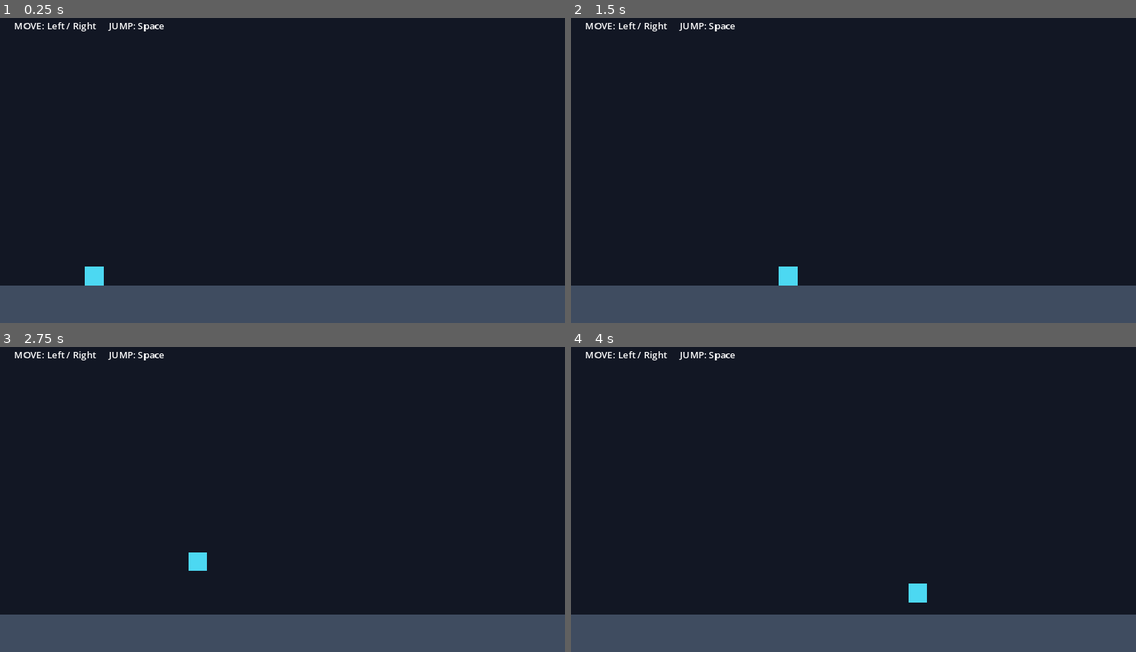
Above: before the commit, frames 1-4 (two rows, left to right).
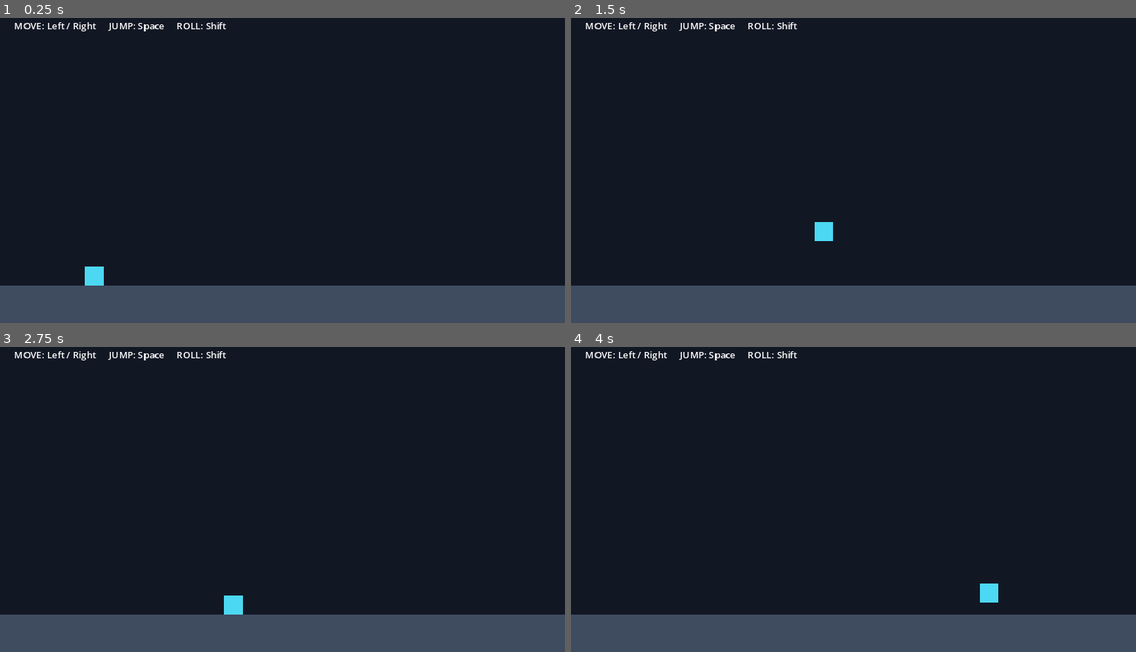
Above: after the commit, the same moments.

Repository: gzaii-promax/Working_with_my_bot_companions
Game: Godot game, scene res://scenes/main.tscn
Two runs of this game, one before a commit and one after it. Both use one fixed random seed, a clock stepped at 60 frames per second and the inputs below.
Inputs (mouse positions are in pixels of both pictures, inside the frame that each line leads up to):
- Up to frame 1 (0.25 s): no input
- Up to frame 2 (1.5 s): tap Enter at 0.5 s; move the mouse to (977, 149) at 0.52 s; hold Right (move_right) from 0.53 s (still down); tap Shift (roll, bound only after the commit) at 0.6 s; click (977, 149) at 0.67 s; tap Space (jump) at 0.77, 0.8, 1.07, 1.35 s; move the mouse to (740, 179) at 1.27 s
- Up to frame 3 (2.75 s): tap Space (jump) at 1.52, 1.82, 2.3 s; tap Shift (roll, bound only after the commit) at 1.55, 2.1 s; move the mouse to (339, 423) at 2.02 s; release Right (move_right) at 2.03 s; hold Left (move_left) from 2.03 s (still down)
- Up to frame 4 (4 s): move the mouse to (825, 557) at 2.77 s; release Left (move_left) at 2.78 s; hold Right (move_right) from 2.78 s (still down); tap Shift (roll, bound only after the commit) at 2.85 s; click (825, 557) at 2.92 s; tap Space (jump) at 3.02, 3.32, 3.6, 3.77 s; move the mouse to (1023, 542) at 3.52 s

The runs differ from the first frame. In frame 1, less than 0.1% of the frame differs, in the area x 31-40%, y 1-4%; in frame 2, 0.5%, in the area x 31-47%, y 1-88%; in frame 3, 0.5%; in frame 4, 0.5%.

Commit message:
feat: add player roll and i-frame stub (knife 2)

Diff:
--- a/project.godot
+++ b/project.godot
@@ -35,6 +35,10 @@
 "deadzone": 0.5,
 "events": [Object(InputEventKey,"physical_keycode":32)]
 }
+roll={
+"deadzone": 0.5,
+"events": [Object(InputEventKey,"physical_keycode":4194325)]
+}
 
 [rendering]
 
--- a/scenes/main.tscn
+++ b/scenes/main.tscn
@@ -15,4 +15,4 @@
 [node name="Instructions" type="Label" parent="."]
 offset_left = 24.0
 offset_top = 24.0
-text = "MOVE: Left / Right     JUMP: Space"
+text = "MOVE: Left / Right     JUMP: Space     ROLL: Shift"
--- a/systems/player/player.gd
+++ b/systems/player/player.gd
@@ -1,18 +1,45 @@
+class_name PlayerController
 extends CharacterBody2D
 ## Reusable movement controller; room geometry is supplied by scene composition.
 
 @export var move_speed: float = 220.0
 @export var jump_speed: float = 420.0
 @export var gravity: float = 1200.0
+@export_range(1.0, 1000.0, 1.0) var roll_speed: float = 500.0
+@export_range(0.01, 1.0, 0.01) var roll_duration: float = 0.2
+
+var is_rolling: bool:
+	get:
+		return _roll_time_left > 0.0
+
+## Read-only i-frame stub; a future damage receiver can consult this flag.
+var is_invincible: bool:
+	get:
+		return is_rolling
+
+var _facing_direction: float = 1.0
+var _roll_direction: float = 1.0
+var _roll_time_left: float = 0.0
 
 
 func _physics_process(delta: float) -> void:
+	_roll_time_left = maxf(0.0, _roll_time_left - delta)
+	var move_direction: float = Input.get_axis("move_left", "move_right")
+	if not is_rolling:
+		if not is_zero_approx(move_direction):
+			_facing_direction = signf(move_direction)
+		if Input.is_action_just_pressed("roll") and is_on_floor():
+			_roll_direction = _facing_direction
+			_roll_time_left = roll_duration
+			# TODO: Allow roll to cancel attack recovery once attacks exist.
+
 	if not is_on_floor():
 		velocity.y += gravity * delta
 
-	if Input.is_action_just_pressed("jump") and is_on_floor():
+	if not is_rolling and Input.is_action_just_pressed("jump") and is_on_floor():
 		velocity.y = -jump_speed
 
-	# Immediate stop on release: no acceleration or sliding in this first slice.
-	velocity.x = Input.get_axis("move_left", "move_right") * move_speed
+	# Lock the burst direction, then immediately restore knife-1 movement on expiry.
+	# With no move input, the first non-roll frame has zero horizontal velocity.
+	velocity.x = _roll_direction * roll_speed if is_rolling else move_direction * move_speed
 	move_and_slide()
--- a/systems/player/tests/movement_smoke.gd
+++ b/systems/player/tests/movement_smoke.gd
@@ -27,14 +27,82 @@
 	Input.parse_input_event(event)
 
 
+func check_rolls(player: PlayerController) -> void:
+	check(InputMap.has_action("roll"), "InputMap must define roll")
+	check(not player.is_rolling and not player.is_invincible, "Idle must not grant i-frames")
+	var start_x: float = player.position.x
+	key(KEY_SHIFT, true)
+	await frames(1)
+	check(player.is_rolling and player.is_invincible, "Shift must start a roll with i-frames")
+	check(player.velocity.x > player.move_speed, "Idle roll must burst in the default right-facing direction")
+	key(KEY_SHIFT, false)
+	var roll_frames: int = 1
+	while player.is_rolling and roll_frames < 60:
+		check(player.is_invincible, "I-frames must last throughout the roll")
+		await frames(1)
+		roll_frames += 1
+	check(not player.is_rolling and not player.is_invincible, "Roll and i-frames must end together")
+	check(player.position.x > start_x + 60.0, "Roll must move the player horizontally")
+	check(roll_frames <= 15, "Default roll must recover after about 0.2 seconds at 60 Hz")
+	check(is_zero_approx(player.velocity.x), "First recovered frame must stop without move input")
+	var stopped_x: float = player.position.x
+	await frames(5)
+	check(is_equal_approx(player.position.x, stopped_x), "Roll recovery must not slide")
+
+	# Current move input takes precedence over the previous facing direction.
+	key(KEY_LEFT, true)
+	key(KEY_SHIFT, true)
+	await frames(1)
+	check(player.is_rolling and player.velocity.x < -player.move_speed, "Move-left plus Shift must roll left")
+	key(KEY_LEFT, false)
+	key(KEY_SHIFT, false)
+	await frames(20)
+	check(player.position.x < stopped_x - 60.0, "Left roll must continue after releasing move")
+	check(not player.is_invincible and is_zero_approx(player.velocity.x), "Left roll must recover to idle")
+
+	# Facing persists while idle, and holding Shift never starts another roll.
+	key(KEY_SHIFT, true)
+	await frames(1)
+	check(player.is_rolling and player.velocity.x < 0.0, "Idle roll must remember left-facing direction")
+	await frames(20)
+	stopped_x = player.position.x
+	await frames(20)
+	check(not player.is_rolling and not player.is_invincible, "Holding Shift must not repeat the roll")
+	check(is_equal_approx(player.position.x, stopped_x), "Held Shift must leave the recovered player stationary")
+	key(KEY_SHIFT, false)
+	await frames(1)
+
+	# Changing direction or pressing jump must not interrupt the active burst.
+	key(KEY_RIGHT, true)
+	key(KEY_SHIFT, true)
+	await frames(1)
+	check(player.is_rolling and player.velocity.x > 0.0, "A fresh Shift press must allow another grounded roll")
+	key(KEY_RIGHT, false)
+	key(KEY_LEFT, true)
+	key(KEY_SPACE, true)
+	await frames(3)
+	check(player.velocity.x > player.move_speed and player.is_invincible, "Opposite input must not reverse the active roll")
+	check(player.is_on_floor(), "Jump must not interrupt a grounded roll")
+	key(KEY_SHIFT, false)
+	key(KEY_SPACE, false)
+	await frames(20)
+	check(not player.is_rolling and not player.is_invincible, "Recovery must clear roll state with move held")
+	check(is_equal_approx(player.velocity.x, -player.move_speed), "Recovery must immediately resume held move input")
+	key(KEY_LEFT, false)
+	await frames(1)
+	check(is_zero_approx(player.velocity.x), "Releasing move after recovery must stop immediately")
+
+
 func run() -> void:
+	check(Engine.physics_ticks_per_second == 60, "Movement smoke expects the default 60 Hz physics tick")
 	var scene: PackedScene = load(ProjectSettings.get_setting("application/run/main_scene"))
 	var main: Node = scene.instantiate()
 	root.add_child(main)
-	var player: CharacterBody2D = main.get_node("Player")
+	var player: PlayerController = main.get_node("Player")
 	check(main.get_node("Sandbox/Floor") is StaticBody2D, "Room must have a static floor")
 	await frames(40)
 	check(player.is_on_floor(), "Player must land on the floor")
+	await check_rolls(player)
 	var floor_y: float = player.position.y
 	var start_x: float = player.position.x
 	key(KEY_RIGHT, true)
@@ -53,15 +121,21 @@
 	await frames(5)
 	check(player.position.y < floor_y - 10.0 and player.velocity.y < 0.0, "Space must jump")
 	key(KEY_SPACE, false)
+	key(KEY_SHIFT, true)
+	await frames(1)
+	check(not player.is_rolling and not player.is_invincible, "Airborne Shift must not start a roll or i-frames")
 	await frames(3)
 	var rising_velocity: float = player.velocity.y
 	key(KEY_SPACE, true)
 	await frames(2)
 	check(player.velocity.y > rising_velocity, "A second airborne press must not reset jump velocity")
 	# Holding jump through landing must not trigger an automatic second jump.
-	await frames(60)
+	for frame in range(60):
+		await frames(1)
+		check(not player.is_rolling and not player.is_invincible, "Holding airborne Shift through landing must not trigger a roll")
 	check(player.is_on_floor(), "Player must land even with jump held")
 	check(absf(player.position.y - floor_y) < 1.0, "Player must not sink through floor")
+	key(KEY_SHIFT, false)
 	key(KEY_SPACE, false)
 	await frames(2)
 	key(KEY_SPACE, true)
@@ -77,6 +151,13 @@
 	await frames(280)
 	check(player.position.x <= 945.0 and player.is_on_floor(), "Right wall must keep player in room")
 	key(KEY_RIGHT, false)
+	key(KEY_SHIFT, true)
+	await frames(1)
+	check(player.is_rolling and player.is_invincible, "A roll against a wall must still expose its i-frame window")
+	key(KEY_SHIFT, false)
+	await frames(20)
+	check(player.position.x <= 945.0 and player.is_on_floor(), "Roll must respect room collisions")
+	check(not player.is_rolling and not player.is_invincible, "A blocked roll must expire normally")
 	if failures == 0:
-		print("PASS: floor, InputMap movement, immediate stop, jump, no air jump, landing, repeat jump, room bounds")
+		print("PASS: floor, InputMap movement/roll, immediate stop, roll directions/recovery/i-frames, no held/air roll, jump, no air jump, landing, repeat jump, room bounds")
 	quit(0 if failures == 0 else 1)
